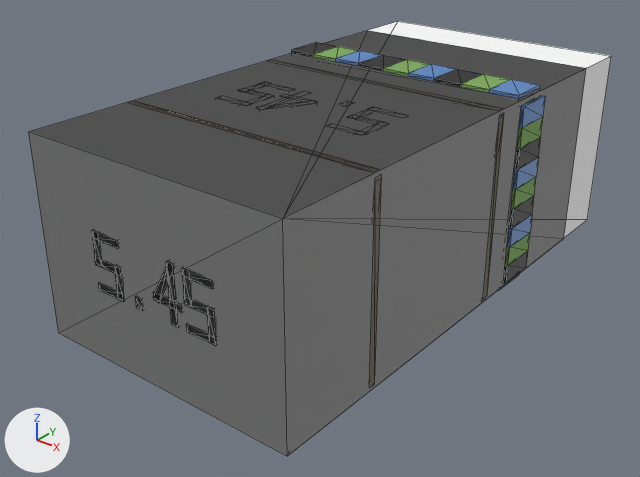
The glTF model assets/models/items/ammo_545_us.glb: old version first, new version second.
The view is the same before and after, from a camera (50 mm lens) standing at (0.0897, -0.1229, 0.0623) and looking at (-0.0025, -0.0077, -0.0091). Lighting does not change. The marker at lower left points along +X, +Y and +Z. The first picture is the older version. Mesh edges are drawn as thin lines. Vertices at exactly the same position are counted once.

The scene before the commit, as lines of its bpy script (objects in view):
```python
me_band_mix = bpy.data.meshes.new('band_mix')
me_band_mix.from_pydata(...)  # 160 vertices, 368 faces; spans x -0.0263..0.0263, y 0.0115..0.0195, z -0.0188..0.0188
# faces by material slot: [128, 120, 120]
me_band_mix.materials.append(mat_black)  # black #2c2c2c
me_band_mix.materials.append(mat_leaf)  # green #7caa59
me_band_mix.materials.append(mat_blue)  # blue #5986c4
me_box_lod1 = bpy.data.meshes.new('box_lod1')
me_box_lod1.from_pydata(...)  # a box spanning x -0.0256..0.0256, y -0.0499..0.038, z -0.018..0.018; a box spanning x -0.0251..0.0251, y 0.0115..0.0195, z 0.0176..0.0182; a box spanning x -0.0251..0.0251, y 0.0115..0.0195, z -0.0182..-0.0176; a box spanning x 0.0251..0.0257, y 0.0115..0.0195, z -0.017..0.017; a box spanning x -0.0257..-0.0251, y 0.0115..0.0195, z -0.017..0.017
me_box_lod1.materials.append(mat_baked)
me_box_open_lod1 = bpy.data.meshes.new('box_open_lod1')
me_box_open_lod1.from_pydata(...)  # a box spanning x -0.0256..0.0256, y -0.0499..0.05, z -0.018..0.018; a box spanning x -0.0251..0.0251, y 0.0115..0.0195, z 0.0176..0.0182; a box spanning x -0.0251..0.0251, y 0.0115..0.0195, z -0.0182..-0.0176; a box spanning x 0.0251..0.0257, y 0.0115..0.0195, z -0.017..0.017; a box spanning x -0.0257..-0.0251, y 0.0115..0.0195, z -0.017..0.017
me_box_open_lod1.materials.append(mat_baked)
ob_band_mix = bpy.data.objects.new('band_mix', me_band_mix)
ob_band_mix.location = (0.0, -0.0001, 0.0)
ob_box_lod1 = bpy.data.objects.new('box_lod1', me_box_lod1)
ob_box_lod1.location = (0.0, -0.0001, 0.0)
ob_box_open_lod1 = bpy.data.objects.new('box_open_lod1', me_box_open_lod1)
ob_box_open_lod1.location = (0.0, -0.0001, 0.0)
# also in view: 'body' at (0.0, -0.006, 0.0)
```
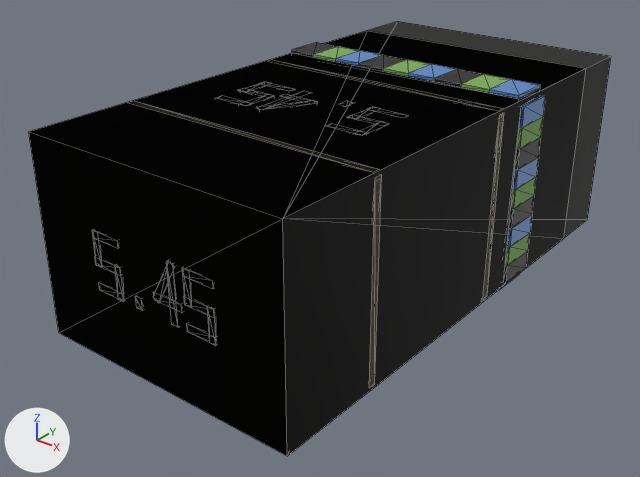
Patch to the scene script:
```diff
--- a/assets/models/items/ammo_545_us.glb.py
+++ b/assets/models/items/ammo_545_us.glb.py
@@ me_box_lod1 @@
 me_box_lod1.from_pydata(...)  # 40 vertices, 60 faces; spans x -0.0257..0.0257, y -0.0499..0.038, z -0.0182..0.0182
 # used by ob_box_lod1; location = (0.0, -0.0001, 0.0)
+# me_box_lod1 part 1: 48 faces centred in x -0.0257..0.0257, y 0.0115..0.0195, z -0.0182..0.0182 are repainted in the vertex colours; the middle colour goes from white #ffffff to dark blue #030c43
+# me_box_lod1 part 2: 12 faces centred in x -0.0256..0.0256, y -0.0499..0.038, z -0.018..0.018 are repainted in the vertex colours; the middle colour goes from white #ffffff to black #0d0f06
 me_box_lod1.materials.append(mat_baked)
@@ me_box_open_lod1 @@
 me_box_open_lod1.from_pydata(...)  # 40 vertices, 60 faces; spans x -0.0257..0.0257, y -0.0499..0.05, z -0.0182..0.0182
 # used by ob_box_open_lod1; location = (0.0, -0.0001, 0.0)
+# me_box_open_lod1 part 3: 12 faces centred in x -0.0256..0.0256, y -0.0499..0.05, z -0.018..0.018 are repainted in the vertex colours; the middle colour goes from white #ffffff to black #0d0f06
 me_box_open_lod1.materials.append(mat_baked)
```

Location of each change, [x1, y1, x2, y2] in pixels of the pictures (640 x 477 px):
part 1 of me_box_lod1, recoloured
    both: [292, 53, 542, 283]
part 2 of me_box_lod1, recoloured (white to black)
    both: [29, 31, 586, 456]
part 3 of me_box_open_lod1, recoloured
    both: [32, 21, 611, 456]
